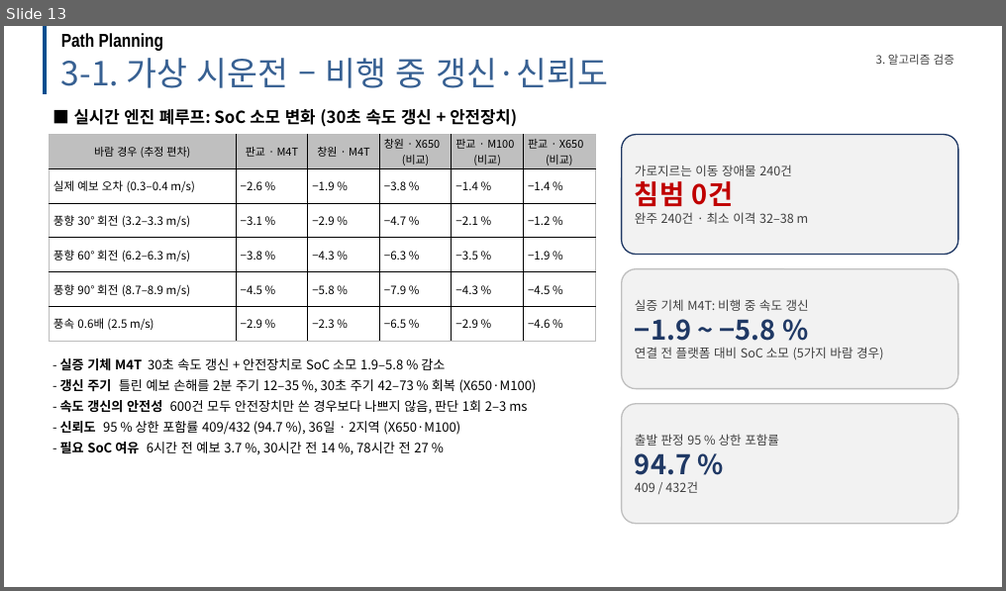
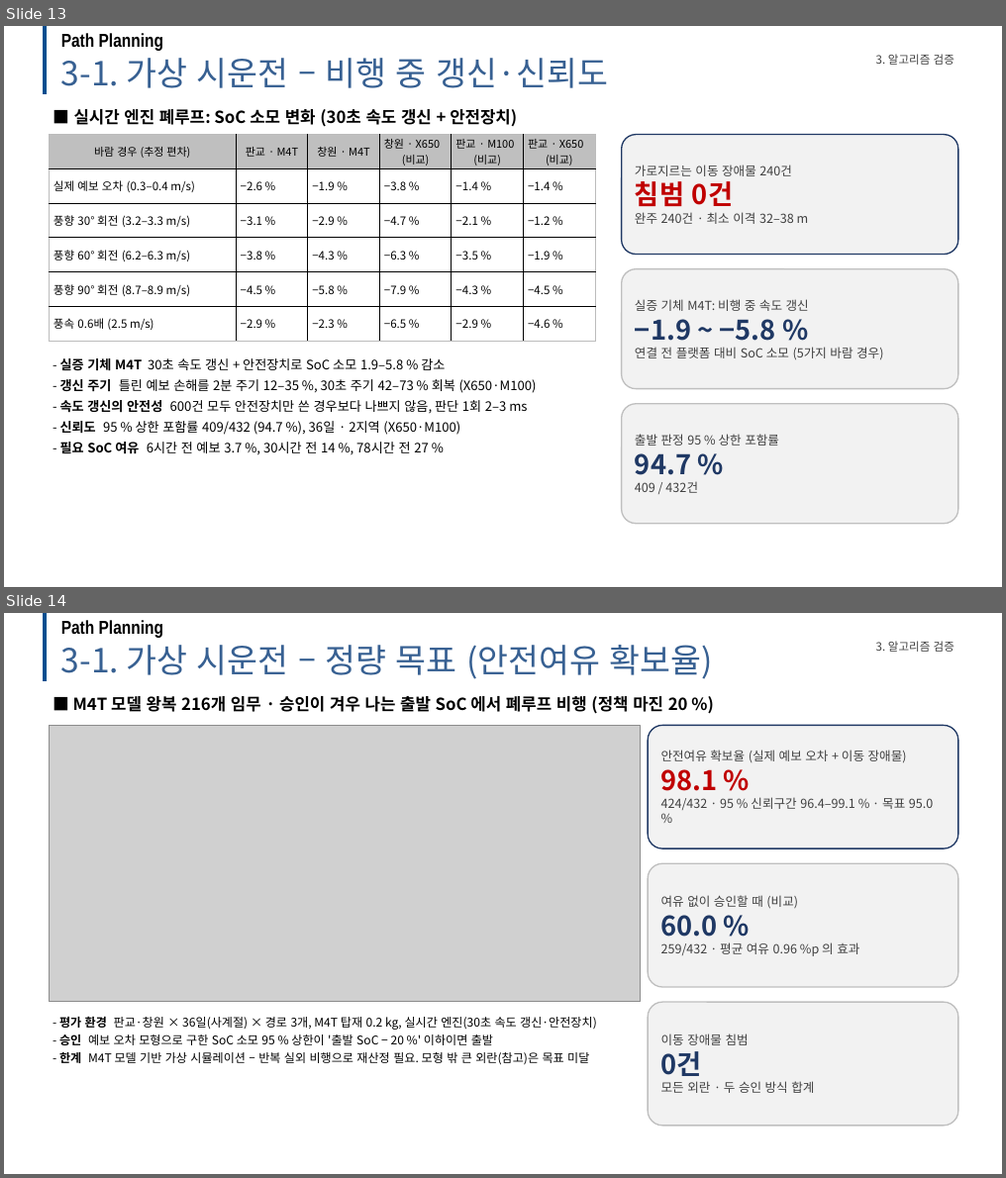
Before and after one commit to dnfl5345/Drone_path_opt, a slide deck: docs/drone_soc_business_talk.pptx. Shown one above the other, each under a label of ours: slide 13 before the commit, slides 13 and 14 after it. The pictures are 1006x591 and 1006x1178 pixels, drawn with LibreOffice and Linux fonts; fonts in the diff are those of the drawing; grey boxes stand for pictures; background and template pictures are left out. Boxes give left, top, right and bottom in pixels: in the first picture for what was removed or moved away, otherwise in the second. Text is boxed around its words. In the diff, an @@ line names an element or a change of style, - is before the commit and + after.

```diff
--- a/docs/drone_soc_business_talk.pptx
+++ b/docs/drone_soc_business_talk.pptx
@@ slide 14 added at (4, 613, 1002, 1174), background #FFFFFF @@
@@ line added from (45, 613) to (45, 682), #004E8F 3.5 pt @@
@@ text added at (61, 620, 163, 638), 18 pt, text #000000, bold @@
+Path Planning
@@ text added at (876, 641, 954, 652), 11 pt, text #404040 @@
+3. 알고리즘 검증
@@ text added at (61, 645, 713, 679), 32 pt, text #376092 @@
+3-1. 가상 시운전 – 정량 목표 (안전여유 확보율)
@@ text added at (73, 696, 688, 714), 16 pt, text #000000, bold @@
+■ M4T 모델 왕복 216개 임무 · 승인이 겨우 나는 출발 SoC 에서 폐루프 비행 (정책 마진 20 %)
@@ picture added at (49, 726, 641, 1002) @@
@@ rounded rectangle added at (648, 725, 958, 849), fill #F2F2F2, outline #1F3864 1.25 pt, 12 pt, text #404040 @@
+안전여유 확보율 (실제 예보 오차 + 이동 장애물)
+98.1 %
+424/432 · 95 % 신뢰구간 96.4–99.1 % · 목표 95.0 %
@@ rounded rectangle added at (648, 863, 958, 987), fill #F2F2F2, outline #BFBFBF 1.25 pt, 12 pt, text #404040 @@
+여유 없이 승인할 때 (비교)
+60.0 %
+259/432 · 평균 여유 0.96 %p 의 효과
@@ text added at (59, 1017, 597, 1065), 11.5 pt, text #000000 @@
+- 평가 환경 판교·창원 × 36일(사계절) × 경로 3개, M4T 탑재 0.2 kg, 실시간 엔진(30초 속도 갱신·안전장치)
+- 승인 예보 오차 모형으로 구한 SoC 소모 95 % 상한이 '출발 SoC − 20 %' 이하이면 출발
+- 한계 M4T 모델 기반 가상 시뮬레이션 – 반복 실외 비행으로 재산정 필요. 모형 밖 큰 외란(참고)은 목표 미달
@@ rounded rectangle added at (648, 1002, 958, 1126), fill #F2F2F2, outline #BFBFBF 1.25 pt, 12 pt, text #404040 @@
+이동 장애물 침범
+0건
+모든 외란 · 두 승인 방식 합계
```
Also in this commit, not shown: 4 slides changed, 32 other files.
